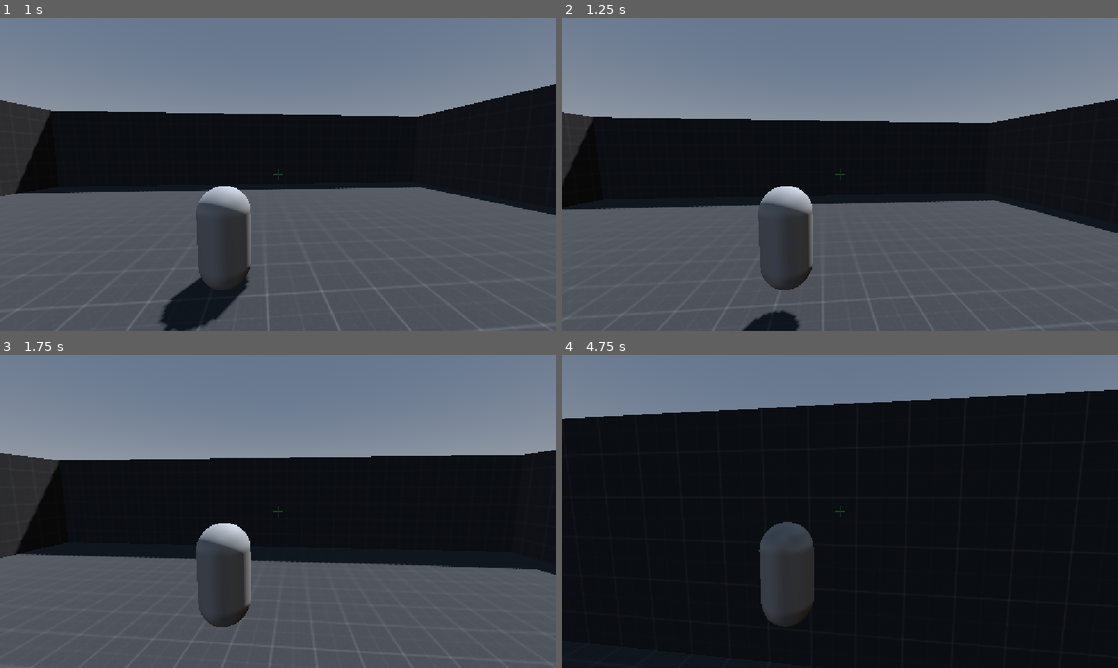
Above: before the commit, frames 1-4 (two rows, left to right).
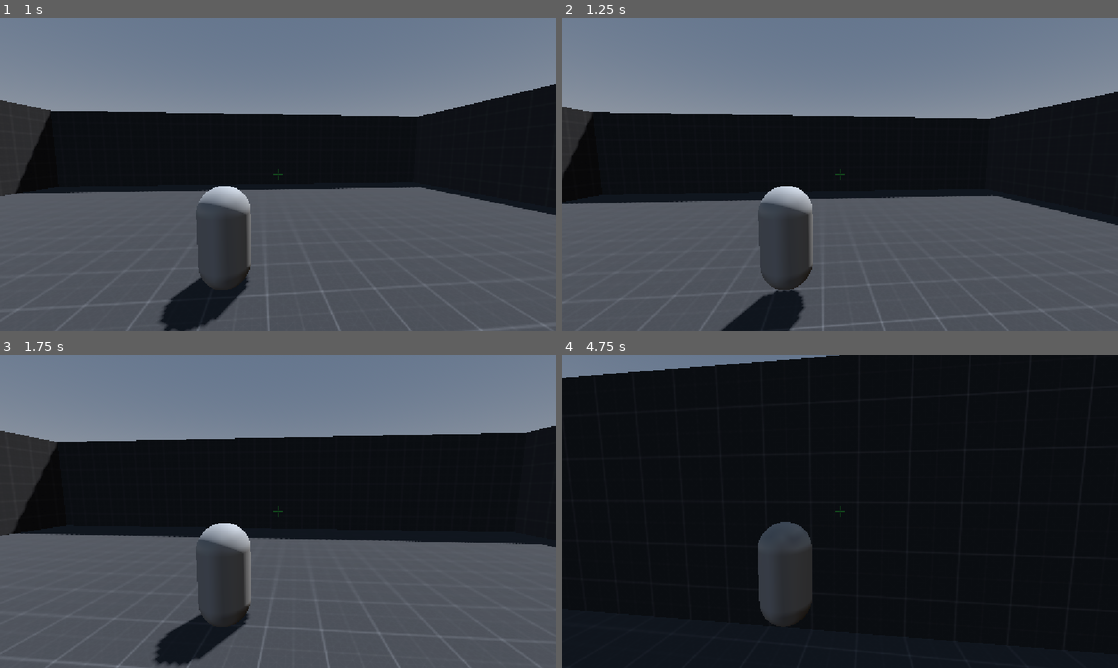
Above: after the commit, the same moments.

Repository: alavanzasp-code/IJStudio
Game: Godot game, scene res://Test Area (World)/test_area.tscn
The game is run twice, just before and just after one commit, with the same random seed, the same clock (stepped at 60 frames per second) and the same inputs.
Inputs (mouse positions are in pixels of both pictures, inside the frame that each line leads up to):
- Up to frame 1 (1 s): tap Enter at 0.5 s; move the mouse to (305, 174) at 0.52 s; hold W (up) from 0.53 s (still down); tap F (grapple) at 0.6 s; click (305, 174) at 0.67 s; tap Space (jump) at 0.77 s; tap Ctrl (slide) at 0.8 s
- Up to frame 2 (1.25 s): keep holding W (up); tap Space (jump) at 1.07 s
- Up to frame 3 (1.75 s): keep holding W (up); move the mouse to (250, 511) at 1.27 s; tap Ctrl (slide) at 1.35 s; tap Space (jump) at 1.52, 1.55 s
- Up to frame 4 (4.75 s): keep holding W (up); tap Space (jump) at 1.82, 2.1, 3.02, 3.32, 3.77, 3.8, 4.07, 4.52 s; move the mouse to (851, 505) at 2.02 s; tap F (grapple) at 2.3, 2.85, 4.55 s; move the mouse to (834, 517) at 2.77 s; click (834, 517) at 2.92 s; tap Ctrl (slide) at 3.05, 3.6 s; move the mouse to (878, 514) at 3.52 s; move the mouse to (795, 508) at 4.27 s; tap Shift (sprint) at 4.35 s

Frame 1 is identical in both runs. In frame 2, 4.4% of the frame differs, in the area x 0-100%, y 23-100%; in frame 3, 15%, in the area x 0-100%, y 22-100%; in frame 4, 14%.

Commit message:
added wall jump and slight sliding

Diff:
--- a/Character (Player Test Sub)/grapple_rope.tscn
+++ b/Character (Player Test Sub)/grapple_rope.tscn
@@ -2,8 +2,5 @@
 
 [ext_resource type="Script" path="res://Character (Player Test Sub)/grapple_rope.gd" id="1_grprp"]
 
-[sub_resource type="BoxMesh" id="BoxMesh_s0xi7"]
-
 [node name="GrappleRope" type="MeshInstance3D" unique_id=1140873701]
-mesh = SubResource("BoxMesh_s0xi7")
 script = ExtResource("1_grprp")
--- a/Character (Player Test Sub)/player_(test).gd
+++ b/Character (Player Test Sub)/player_(test).gd
@@ -3,7 +3,7 @@
 @export var walk_speed := 5.0
 @export var sprint_speed := 15.0
 @export var acceleration := 15.0
-@export var jump_velocity := 5.0
+@export var jump_velocity := 3
 
 @export var slide_speed := 20.0
 @export var slide_duration := 5.0
@@ -15,6 +15,13 @@
 @export var grapple_cooldown := 0.4
 @export_range(0.0, 1.0, 0.01) var max_grapple_slope := 0.4
 
+@export var wall_slide_speed := 3.0
+@export var wall_slide_friction := 8.0
+@export var wall_slide_stick := 10.0
+@export var wall_slide_grip := 4.0
+@export var wall_jump_velocity := 5.0
+@export var wall_jump_push := 8.0
+
 var is_sliding := false
 var slide_timer := 5
 var slide_direction := Vector3.ZERO
@@ -23,6 +30,9 @@
 var grapple_timer := 0.0
 var grapple_target := Vector3.ZERO
 var _grapple_cooldown_timer := 0.0
+
+var is_wall_sliding := false
+var wall_normal := Vector3.ZERO
 
 @onready var camera_settings := $"Camera Settings"
 @onready var crosshair: TextureRect = $UI/Crosshair
@@ -62,6 +72,9 @@
 		update_slide(delta)
 		move_and_slide()
 		return
+
+	# Wall slide / wall jump (state comes from the last move_and_slide)
+	handle_wall_slide(delta)
 
 	# Movement input
 	var input_dir := Input.get_vector(
@@ -177,6 +190,47 @@
 		camera_settings.add_shake(0.05)
 
 
+func handle_wall_slide(delta) -> void:
+	if is_on_floor() or is_grappled:
+		is_wall_sliding = false
+		wall_normal = Vector3.ZERO
+		return
+
+	var normal := _detect_wall_normal()
+	if normal == Vector3.ZERO or velocity.y >= 0.0:
+		is_wall_sliding = false
+		wall_normal = Vector3.ZERO
+		return
+
+	is_wall_sliding = true
+	wall_normal = normal
+
+	# Cap the fall to a slow slide
+	if velocity.y < -wall_slide_speed:
+		velocity.y = move_toward(velocity.y, -wall_slide_speed, wall_slide_friction * delta)
+
+	# Stick to the wall — pull slightly toward it and bleed sideways speed
+	velocity += normal * wall_slide_grip * delta
+	velocity.x = move_toward(velocity.x, 0, wall_slide_stick * delta)
+	velocity.z = move_toward(velocity.z, 0, wall_slide_stick * delta)
+
+	# Wall jump away from the surface
+	if Input.is_action_just_pressed("jump"):
+		velocity.y = wall_jump_velocity
+		velocity += normal * wall_jump_push
+		is_wall_sliding = false
+		wall_normal = Vector3.ZERO
+
+
+func _detect_wall_normal() -> Vector3:
+	for i in get_slide_collision_count():
+		var normal: Vector3 = get_slide_collision(i).get_normal()
+		# Wall-like normals are nearly perpendicular to up (not floor/ceiling)
+		if absf(normal.dot(Vector3.UP)) < 0.5:
+			return normal
+	return Vector3.ZERO
+
+
 func start_slide():
 	is_sliding = true
 	slide_timer = slide_duration
